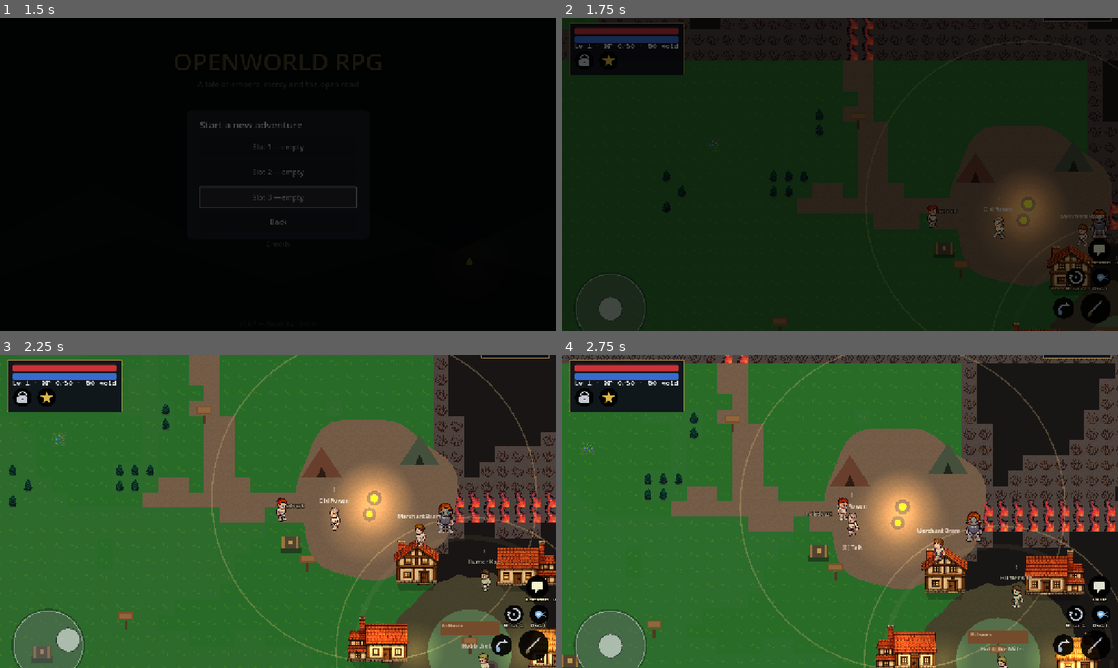
Above: before the commit, frames 1-4 (two rows, left to right).
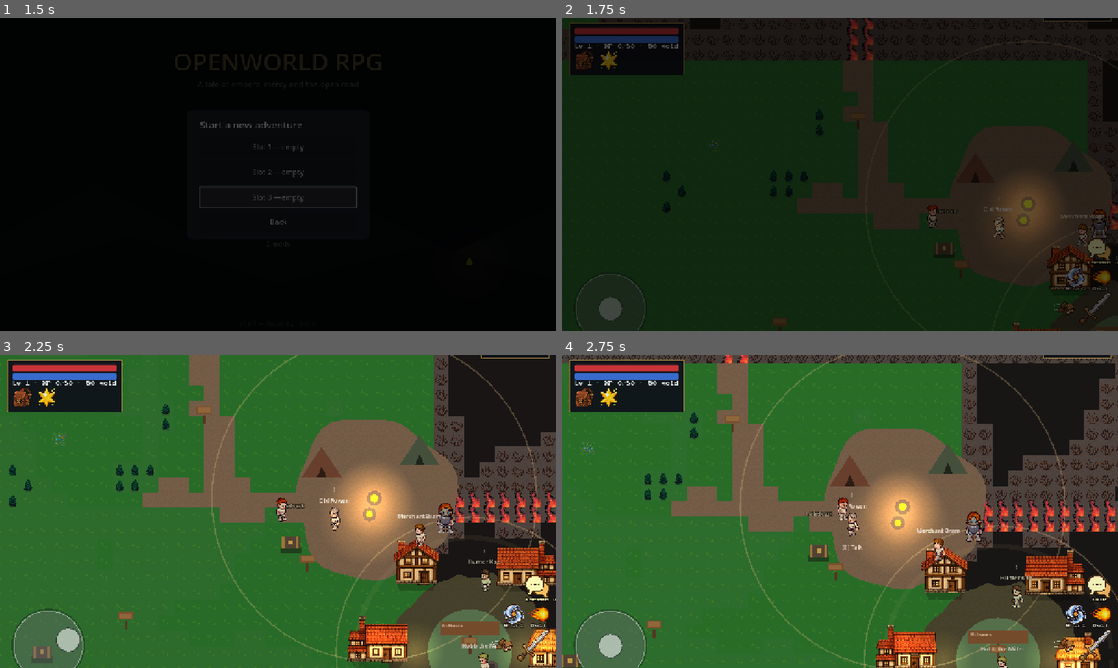
Above: after the commit, the same moments.

Repository: amirrezahadipoor/openworldRpg
Game: Godot game, scene res://scenes/menus/main_menu.tscn
The game is run twice, just before and just after one commit, with the same random seed, the same clock (stepped at 60 frames per second) and the same inputs.
Inputs (mouse positions are in pixels of both pictures, inside the frame that each line leads up to):
- Up to frame 1 (1.5 s): click "New Game" at 0.5 s; click "New Game" at 1.25 s
- Up to frame 2 (1.75 s): no input
- Up to frame 3 (2.25 s): drag from (50, 646) to (316, 567) at 2.02 s
- Up to frame 4 (2.75 s): no input

Frame 1 is identical in both runs. In frame 2, 0.8% of the frame differs, in the area x 2-99%, y 10-98%; in frame 3, 1.5%; in frame 4, 1.3%.

Commit message:
HUD touch layer: show the shipped button art and live Attack/Dodge cooldowns
Two on-screen feedback bugs in the fight controls:
- _load_icon() asked for icon_bag/icon_dodge/... and only searched the
  placeholder folder, so the polished PNGs committed in assets/ui/icons
  (bag, talent, dodge, attack, whirl, bolt, interact) were never used - every
  button showed a rough SVG stand-in (Bag read as a padlock). It now resolves
  bare stems to the shipped art first and falls back to the placeholders.
- Player.cooldowns() only returned whirl/bolt, so the Attack and Dodge radial
  sweeps defaulted to 0 and never animated. Expose dodge/attack fractions
  (attack scaled to the actual swing, finisher or jab) and drive both dials,
  with a remaining-seconds readout on Attack like the abilities have.

Diff:
--- a/scripts/player/player.gd
+++ b/scripts/player/player.gd
@@ -51,6 +51,9 @@
 var _dodge_cd := 0.0
 var _dodge_dir := Vector2.RIGHT
 var _attack_cd := 0.0
+## The cooldown the most recent swing actually armed (a finisher waits far longer
+## than a jab), so the touch button's radial sweep fills in true proportion.
+var _attack_cd_max := ATTACK_COOLDOWN
 var _attack_active := 0.0
 var _combo := 0            # 0,1 = jabs · 2 = the finisher
 var _combo_timer := 0.0
@@ -166,11 +169,20 @@
 
 
 ## Normalized remaining cooldowns for HUD display (1 = just cast, 0 = ready).
+## Dodge and the melee chain are included too: the touch Attack/Dodge buttons
+## draw a radial sweep from these, and without the keys their dials never moved.
 func cooldowns() -> Dictionary:
 	return {
 		"whirl": _whirl_cd / WHIRL_COOLDOWN,
 		"bolt": _bolt_cd / BOLT_COOLDOWN,
+		"dodge": _dodge_cd / DODGE_COOLDOWN,
+		"attack": clampf(_attack_cd / maxf(_attack_cd_max, 0.01), 0.0, 1.0),
 	}
+
+
+## Seconds the most recent swing's cooldown runs for (for the touch readout).
+func attack_cd_remaining_max() -> float:
+	return _attack_cd_max
 
 
 func _read_move_input() -> Vector2:
@@ -202,7 +214,8 @@
 	var finisher := _combo == 2
 	_attack_mult = COMBO_FINISHER_MULT if finisher else 1.0
 	var recovery := ATTACK_COOLDOWN * (FINISHER_RECOVERY if finisher else 1.0)
-	_attack_cd = recovery * GameState.attack_cooldown_mult()
+	_attack_cd_max = recovery * GameState.attack_cooldown_mult()
+	_attack_cd = _attack_cd_max
 	_attack_active = ATTACK_ACTIVE_TIME * (1.5 if finisher else 1.0)
 	_hit_this_swing.clear()
 	attack_shape.disabled = false
--- a/scripts/ui/hud.gd
+++ b/scripts/ui/hud.gd
@@ -95,10 +95,17 @@
 		var cds := player.cooldowns()
 		_update_cd(_whirl_btn, float(cds["whirl"]), Player.WHIRL_COOLDOWN, player.whirl_mp_cost())
 		_update_cd(_bolt_btn, float(cds["bolt"]), Player.BOLT_COOLDOWN, player.bolt_mp_cost())
-		# Dodge is on the same contract as the abilities: a sweep while it cools.
-		_dodge_btn.set_cooldown(clampf(float(cds.get("dodge", 0.0)) * Player.DODGE_COOLDOWN
-				/ maxf(Player.DODGE_COOLDOWN, 0.01), 0.0, 1.0) * float(cds.get("dodge", 0.0)))
-		_attack_btn.set_cooldown(float(cds.get("attack", 0.0)))
+		# Dodge and the melee chain share the same radial-sweep contract; before
+		# cooldowns() exposed them these dials never moved (the keys defaulted to
+		# 0), so the two thumb buttons gave no recovery feedback at all.
+		var dodge_frac := float(cds.get("dodge", 0.0))
+		_dodge_btn.set_cooldown(dodge_frac)
+		var attack_frac := float(cds.get("attack", 0.0))
+		_attack_btn.set_cooldown(attack_frac)
+		var attack_label: Label = _attack_btn.get_node_or_null("CdLabel") as Label
+		if attack_label != null:
+			attack_label.text = "%.1f" % (attack_frac * player.attack_cd_remaining_max()) \
+				if attack_frac > 0.0 else ""
 
 
 func _update_cd(btn: ActionButton, frac: float, total_cd: float, mp_cost: float) -> void:
@@ -409,11 +416,25 @@
 
 
 func _load_icon(n: String) -> Texture2D:
-	for dir in ["res://assets/ui/icons/", "res://assets/placeholder/"]:
+	# The polished shipped art in assets/ui/icons uses bare stems (bag.png,
+	# dodge.png, ...) while the older placeholders in assets/placeholder use the
+	# icon_<stem>.svg convention. The HUD used to ask for "icon_bag" only in the
+	# placeholder folder, so the real bag/dodge/attack/ability art that ships in
+	# the repo was never shown — every button fell back to a rough stand-in (the
+	# Bag button read as a padlock). Accept either spelling and prefer the art.
+	var stems: Array = [n]
+	if n.begins_with("icon_"):
+		stems.append(n.substr(5))
+	for stem in stems:
 		for ext in [".png", ".svg"]:
-			var path := "%s%s%s" % [dir, n, ext]
-			if ResourceLoader.exists(path):
-				return load(path)
+			var art := "res://assets/ui/icons/%s%s" % [stem, ext]
+			if ResourceLoader.exists(art):
+				return load(art)
+	for stem in stems:
+		for ext in [".png", ".svg"]:
+			var ph := "res://assets/placeholder/%s%s" % [stem, ext]
+			if ResourceLoader.exists(ph):
+				return load(ph)
 	return null
 
 
